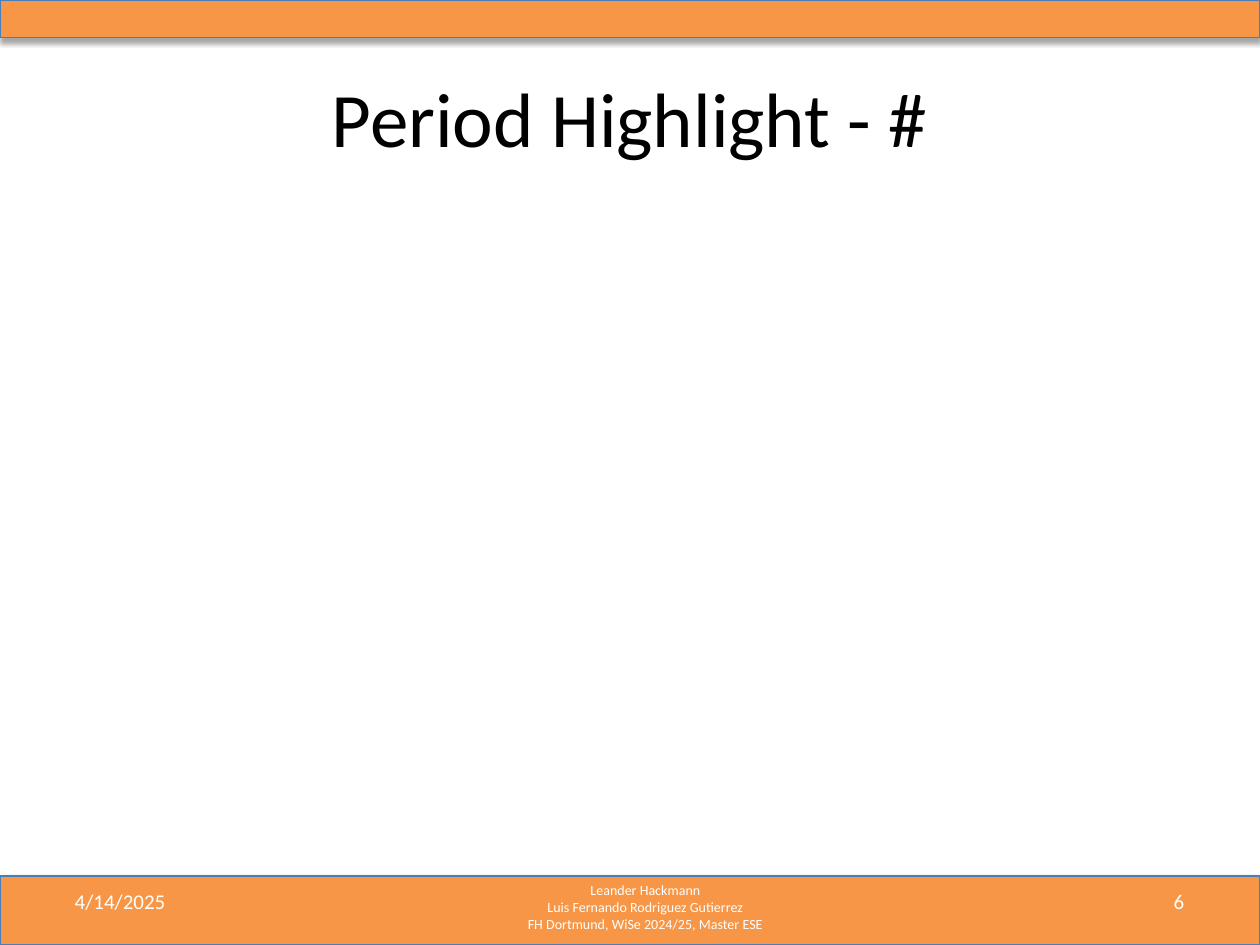
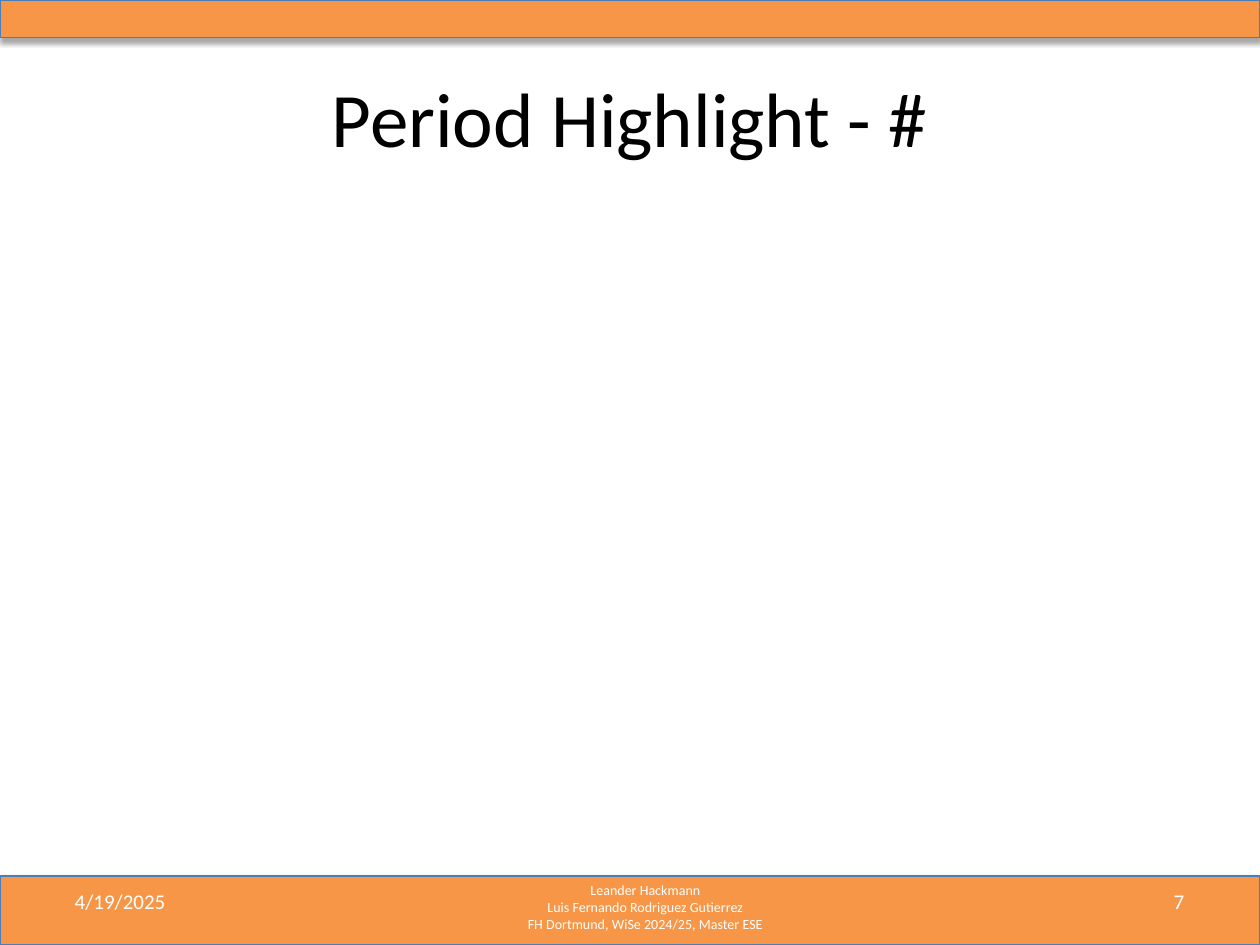
Before and after one commit to LF-RoGu/ResearchProject, a slide deck: slide 7 of 06_PresentationUpdates/mmWave_Radar_Presentation.pptx (slide 6 before the commit). Drawn at 1260x945 pixels with LibreOffice and Linux fonts; fonts in the diff are those of the drawing. Boxes give left, top, right and bottom in pixels: in the first picture for what was removed or moved away, otherwise in the second. Text is boxed around its words. In the diff, an @@ line names an element or a change of style, - is before the commit and + after.

```diff
--- a/06_PresentationUpdates/mmWave_Radar_Presentation.pptx
+++ b/06_PresentationUpdates/mmWave_Radar_Presentation.pptx
@@ text at <box>75,894,166,910</box>: text changed @@
-4/14/2025
+4/19/2025
@@ page number at <box>1174,895,1185,909</box>: text changed @@
-6
+7
```
Also in this commit, not shown: 6 other slides changed, 1 slide added, 4 other files.
